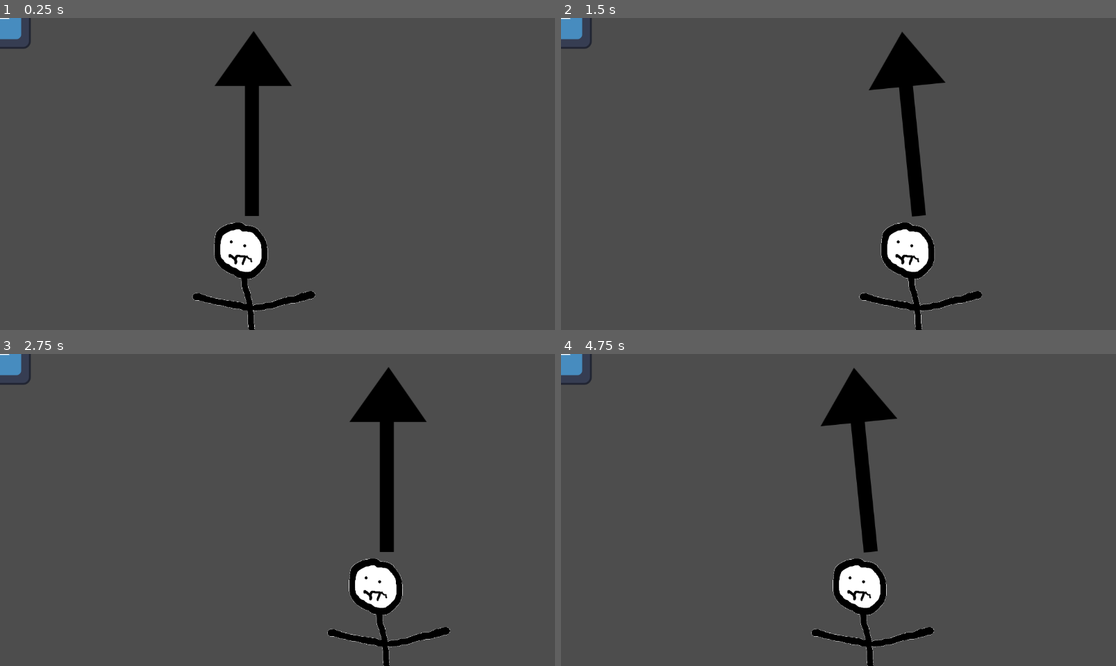
Above: before the commit, frames 1-4 (two rows, left to right).
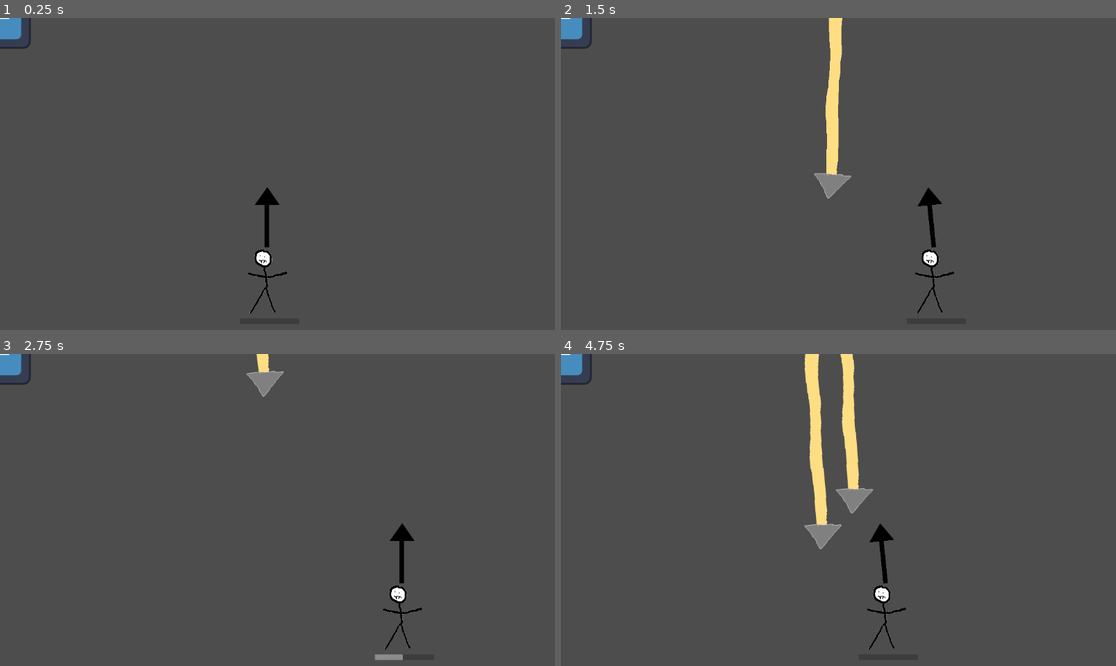
Above: after the commit, the same moments.

Repository: DavveDP/gamejam-ancient
Game: Godot game, scene res://main.tscn
The game is run twice, just before and just after one commit, with the same random seed, the same clock (stepped at 60 frames per second) and the same inputs. Before the commit the project has no main scene; this scene is started directly in both runs. The engine's default icon, where the game draws it, is replaced by a stand-in: a white triangle on a blue panel in a dark square.
Inputs:
- Up to frame 1 (0.25 s): no input
- Up to frame 2 (1.5 s): tap Enter at 0.5 s; hold D (Right) 0.53-1.28 s; hold Space (charge_spear, bound only after the commit) 0.53-1.28 s; hold A (Left) from 1.28 s (still down); tap Left (Aim Left) at 1.35 s
- Up to frame 3 (2.75 s): tap Space (charge_spear, bound only after the commit) at 1.55 s; release A (Left) at 2.03 s; hold D (Right) from 2.03 s (still down); hold Space (charge_spear, bound only after the commit) from 2.03 s (still down); tap Right (Aim Right) at 2.1 s
- Up to frame 4 (4.75 s): release Space (charge_spear, bound only after the commit) at 2.78 s; tap Space (charge_spear, bound only after the commit) at 2.85, 4.55 s; release D (Right) at 3.53 s; hold Space (charge_spear, bound only after the commit) 3.53-4.28 s; hold A (Left) from 3.53 s (still down); tap Left (Aim Left) at 4.35 s

The runs differ from the first frame. In frame 1, 4.7% of the frame differs, in the area x 34-57%, y 4-100%; in frame 2, 6.0%; in frame 3, 5.1%; in frame 4, 6.8%, in the area x 43-68%, y 0-100%.

Commit message:
Add spear thrower

Diff:
--- /dev/null
+++ b/SpearThrower.gd
@@ -0,0 +1,38 @@
+extends Node2D
+
+var throwSpeedBar : ProgressBar
+var parent : Node
+
+@export var chargeTime: float = 1.5
+
+var charge = 0 #Float between 0 and 1
+
+# Called when the node enters the scene tree for the first time.
+func _ready():
+	throwSpeedBar = $ThrowSpeedBar
+	parent = get_parent().get_parent()
+
+
+# Called every frame. 'delta' is the elapsed time since the previous frame.
+func _process(delta):
+	if Input.is_action_pressed("charge_spear"):
+		charge += delta/chargeTime
+		updateBar()
+
+	if Input.is_action_just_released("charge_spear"):
+		spawnSpear()
+		resetCharge()
+		updateBar()
+
+func updateBar():
+	throwSpeedBar.value = charge*throwSpeedBar.max_value
+
+func resetCharge():
+	charge = 0.0
+
+func spawnSpear():
+	var spear_scene = preload("res://spear.tscn")
+	var spear = spear_scene.instantiate()
+	spear.position = Vector2(0, -1000)
+	spear.apply_central_force(Vector2(0, -20000 ))
+	parent.add_child(spear)
--- a/main.tscn
+++ b/main.tscn
@@ -1,13 +1,15 @@
-[gd_scene load_steps=4 format=3 uid="uid://d3bk6c558v548"]
+[gd_scene load_steps=4 format=3 uid="uid://wlixsaq7wvrj"]
 
 [ext_resource type="Texture2D" uid="uid://bvppusv2l61dv" path="res://icon.svg" id="1_gru77"]
-[ext_resource type="PackedScene" uid="uid://dfb07rrha55v3" path="res://player.tscn" id="1_uqc1w"]
+[ext_resource type="PackedScene" uid="uid://bj3gsbccnkwo1" path="res://player.tscn" id="1_uqc1w"]
 
 [sub_resource type="ShaderMaterial" id="ShaderMaterial_doas8"]
 
 [node name="Root" type="Node2D"]
 
 [node name="Player" parent="." instance=ExtResource("1_uqc1w")]
+position = Vector2(559, 550)
+scale = Vector2(0.325221, 0.325221)
 
 [node name="Water" type="Sprite2D" parent="."]
 material = SubResource("ShaderMaterial_doas8")
--- a/player.tscn
+++ b/player.tscn
@@ -1,7 +1,8 @@
-[gd_scene load_steps=5 format=3 uid="uid://bj3gsbccnkwo1"]
+[gd_scene load_steps=6 format=3 uid="uid://bj3gsbccnkwo1"]
 
 [ext_resource type="Script" path="res://CharacterBody2D.gd" id="1_4xovr"]
 [ext_resource type="Texture2D" uid="uid://dahukw4i52ywb" path="res://ulrik.png" id="1_fv0us"]
+[ext_resource type="Script" path="res://SpearThrower.gd" id="1_ymy37"]
 [ext_resource type="PackedScene" uid="uid://cm1nafht0xtwd" path="res://aim_arrow.tscn" id="3_21u4q"]
 
 [sub_resource type="RectangleShape2D" id="RectangleShape2D_8cdne"]
@@ -9,11 +10,18 @@
 
 [node name="Player" type="Node2D"]
 
-[node name="Controller" type="Node2D" parent="."]
+[node name="CharacterBody2D" type="CharacterBody2D" parent="."]
+script = ExtResource("1_4xovr")
 
-[node name="CharacterBody2D" type="CharacterBody2D" parent="."]
-position = Vector2(539, 638)
-script = ExtResource("1_4xovr")
+[node name="SpearThrower" type="Node2D" parent="CharacterBody2D"]
+script = ExtResource("1_ymy37")
+
+[node name="ThrowSpeedBar" type="ProgressBar" parent="CharacterBody2D/SpearThrower"]
+offset_left = -188.0
+offset_top = 228.0
+offset_right = 190.0
+offset_bottom = 263.0
+show_percentage = false
 
 [node name="CollisionShape2D" type="CollisionShape2D" parent="CharacterBody2D"]
 position = Vector2(-13, -11)
--- a/project.godot
+++ b/project.godot
@@ -11,6 +11,7 @@
 [application]
 
 config/name="AncientFishing"
+run/main_scene="res://main.tscn"
 config/features=PackedStringArray("4.1", "GL Compatibility")
 config/icon="res://icon.svg"
 
@@ -46,6 +47,11 @@
 "events": [Object(InputEventKey,"resource_local_to_scene":false,"resource_name":"","device":-1,"window_id":0,"alt_pressed":false,"shift_pressed":false,"ctrl_pressed":false,"meta_pressed":false,"pressed":false,"keycode":0,"physical_keycode":83,"key_label":0,"unicode":115,"echo":false,"script":null)
 ]
 }
+charge_spear={
+"deadzone": 0.5,
+"events": [Object(InputEventKey,"resource_local_to_scene":false,"resource_name":"","device":-1,"window_id":0,"alt_pressed":false,"shift_pressed":false,"ctrl_pressed":false,"meta_pressed":false,"pressed":false,"keycode":0,"physical_keycode":32,"key_label":0,"unicode":32,"echo":false,"script":null)
+]
+}
 
 [rendering]
 
--- /dev/null
+++ b/spear.tscn
@@ -0,0 +1,19 @@
+[gd_scene load_steps=3 format=3 uid="uid://8pj7acllu5ft"]
+
+[ext_resource type="Texture2D" uid="uid://cy0golfv1h7jx" path="res://Spear.png" id="1_lp5l3"]
+
+[sub_resource type="RectangleShape2D" id="RectangleShape2D_2r0l0"]
+size = Vector2(79, 436)
+
+[node name="RigidBody2D" type="RigidBody2D"]
+scale = Vector2(-0.204976, 0.331534)
+gravity_scale = 0.0
+
+[node name="CollisionShape2D" type="CollisionShape2D" parent="."]
+position = Vector2(-4.5, 14)
+shape = SubResource("RectangleShape2D_2r0l0")
+
+[node name="Sprite2D" type="Sprite2D" parent="."]
+texture = ExtResource("1_lp5l3")
+
+[node name="Spear" type="Node2D" parent="."]
